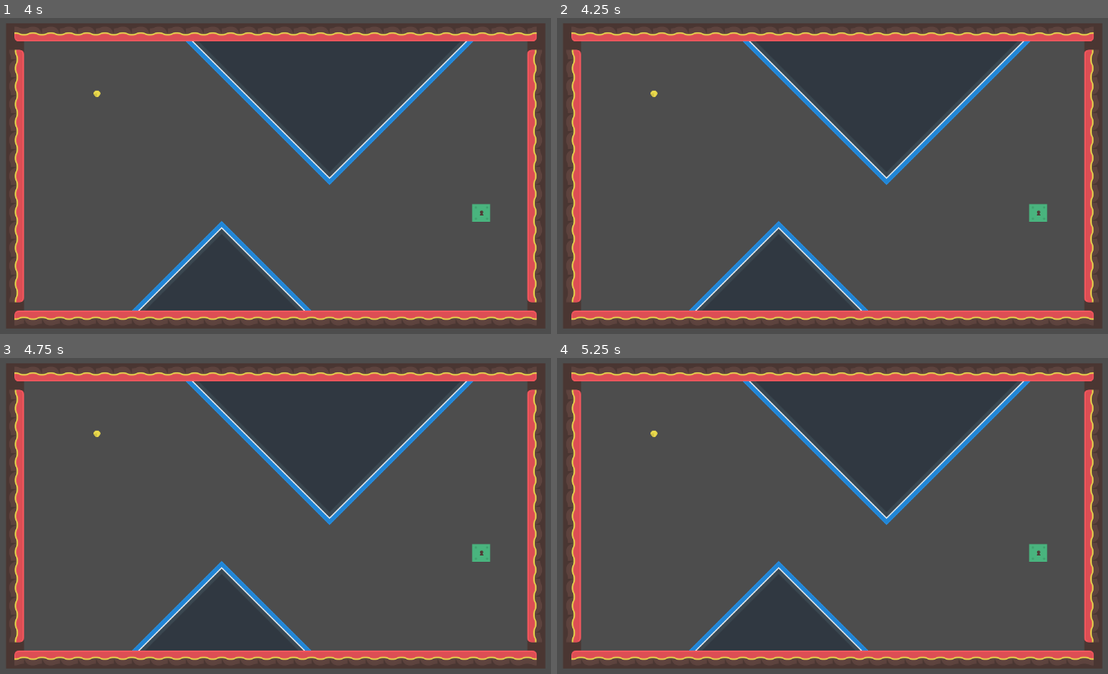
Above: before the commit, frames 1-4 (two rows, left to right).
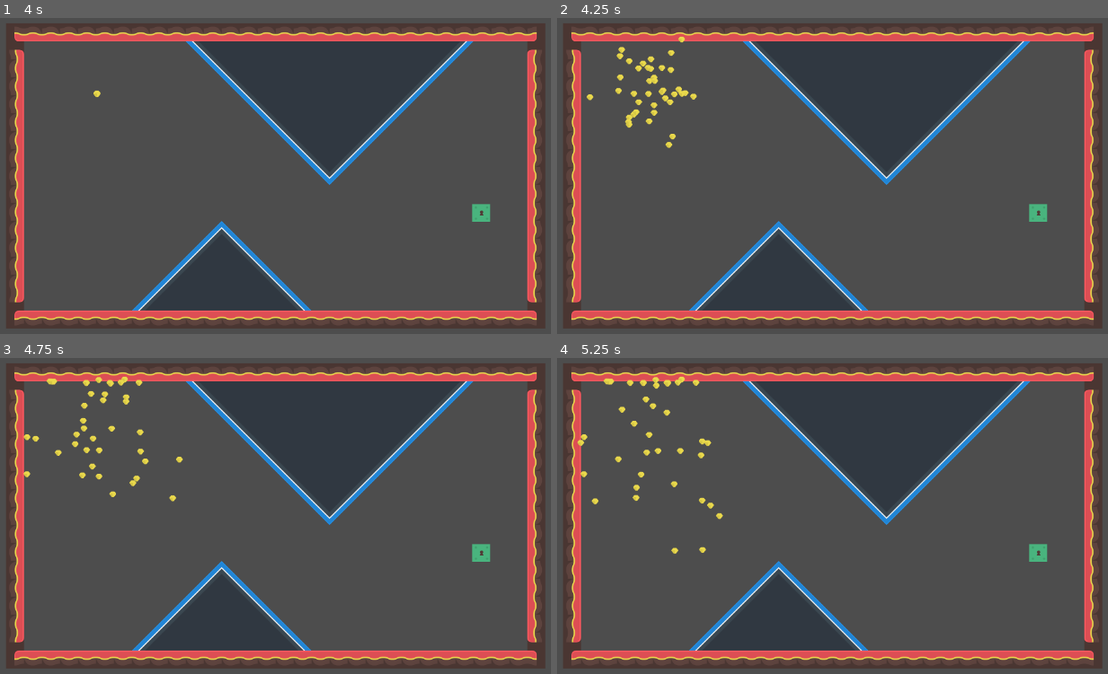
Above: after the commit, the same moments.

Repository: AliClark2023/GATraversal
Game: Godot game, scene res://Scenes/simulation.tscn
Same seed, same stepped clock (60 frames per second), same inputs: the game is played once before the commit and once after it.
Inputs:
- Up to frame 1 (4 s): no input
- Up to frame 2 (4.25 s): no input
- Up to frame 3 (4.75 s): no input
- Up to frame 4 (5.25 s): no input

Frame 1 is identical in both runs. In frame 2, 0.7% of the frame differs, in the area x 5-26%, y 5-42%; in frame 3, 0.7%; in frame 4, 0.7%.

Commit message:
Select strong and weak completed

Diff:
--- a/Scenes/simulation.gd
+++ b/Scenes/simulation.gd
@@ -26,13 +26,18 @@
 func spawnCreatures() ->void:
 	# other generations
 	if Global.bestDNA:
+		Global.geneIdx = 0
+		# next generation method goes here, contains
+		# selection, crossover and mutation methods
+		# method testing
+		selectStrong()
+		#selectWeak()
 		for i in spawnAmount:
-			# selection, crossover and mutation methods go here
-			selectStrong();
-
 			var creature := preload("res://Scenes/creature.tscn").instantiate()
 			creature.firstGen = false
 			spawner.add_child(creature)
+			Global.geneIdx += 1
+
 		for creature in spawner.get_children():
 			creature.alive = true
 	# first generation
@@ -90,6 +95,12 @@
 		Global.generationNum +=1
 		get_tree().reload_current_scene()
 
+# uses a selection method, crossover, mutation to create next generation
+func nextGenCreation() -> void:
+	selectStrong()
+	selectWeak()
+	pass
+
 # mutation functions (entire genome)
 # keeps mutated genome regardless of fitness
 func destMutation() -> void:
@@ -114,15 +125,43 @@
 func selectStrong() -> void:
 	for i in Global.previousGen.size():
 		var distPercent: float = (distanceToGoal - Global.previousGen[i][1]) / distanceToGoal
-		print("global fitness" + str(Global.previousGen[i][1]))
+		#print("global fitness" + str(Global.previousGen[i][1]))
 		# strongest genome
 		if distPercent > genomeThreshold:
 			Global.nextGen[i] = Global.previousGen[i]
+		# determine method for weak genomes
 		else:
-			Global.nextGen[i]
-	pass
-# some weak survive
+			for j in Global.genomeSize:
+				var gene: Vector2 = Global.previousGen[i][0][j]
+				var newX: float =  abs(Global.previousGen[i][0][j].x * 0.10);
+				var newY: float =  abs(Global.previousGen[i][0][j].y * 0.10);
+				var newGene = Vector2(randf_range(gene.x - newX, gene.x + newX), randf_range(gene.y - newY, gene.y + newY))
+				Global.nextGen[i][0][j] = newGene
+				pass
+			pass
+# some weak survive (50% of the weak), change to UI variable
 func selectWeak() -> void:
+	for i in Global.previousGen.size():
+		var distPercent: float = (distanceToGoal - Global.previousGen[i][1]) / distanceToGoal
+		#print("global fitness" + str(Global.previousGen[i][1]))
+		# strongest genome
+		if distPercent > genomeThreshold:
+			Global.nextGen[i] = Global.previousGen[i]
+		# selects 50% of the weaker genomes
+		elif distPercent < genomeThreshold && randf() < 0.5:
+			Global.nextGen[i] = Global.previousGen[i]
+			pass
+		# determine method for other weak genomes
+		# randomises genome +- 10% of previous parent (add to UI)
+		else:
+			for j in Global.genomeSize:
+				var gene: Vector2 = Global.previousGen[i][0][j]
+				var newX: float =  abs(Global.previousGen[i][0][j].x * 0.10);
+				var newY: float =  abs(Global.previousGen[i][0][j].y * 0.10);
+				var newGene = Vector2(randf_range(gene.x - newX, gene.x + newX), randf_range(gene.y - newY, gene.y + newY))
+				Global.nextGen[i][0][j] = newGene
+				pass
+			pass
 	pass
 
 # cross-over functions
--- a/Scripts/Global.gd
+++ b/Scripts/Global.gd
@@ -11,3 +11,4 @@
 var generationNum: int = 0
 var previousGen=[]
 var nextGen=[]
+var geneIdx: int = 0
--- a/Scripts/creature.gd
+++ b/Scripts/creature.gd
@@ -51,6 +51,10 @@
 		for i in genomeSize:
 			var v:= Vector2(randi_range(-1,1), randi_range(-1,1)).normalized() * speed
 			genome[i] = v
+	# other generations, get from global array
+	else:
+		genome = Global.nextGen[Global.geneIdx][0]
+		pass
 
 # moves creature according to its genome (dies when reached the end of genome)
 func _physics_process(delta: float) -> void:
